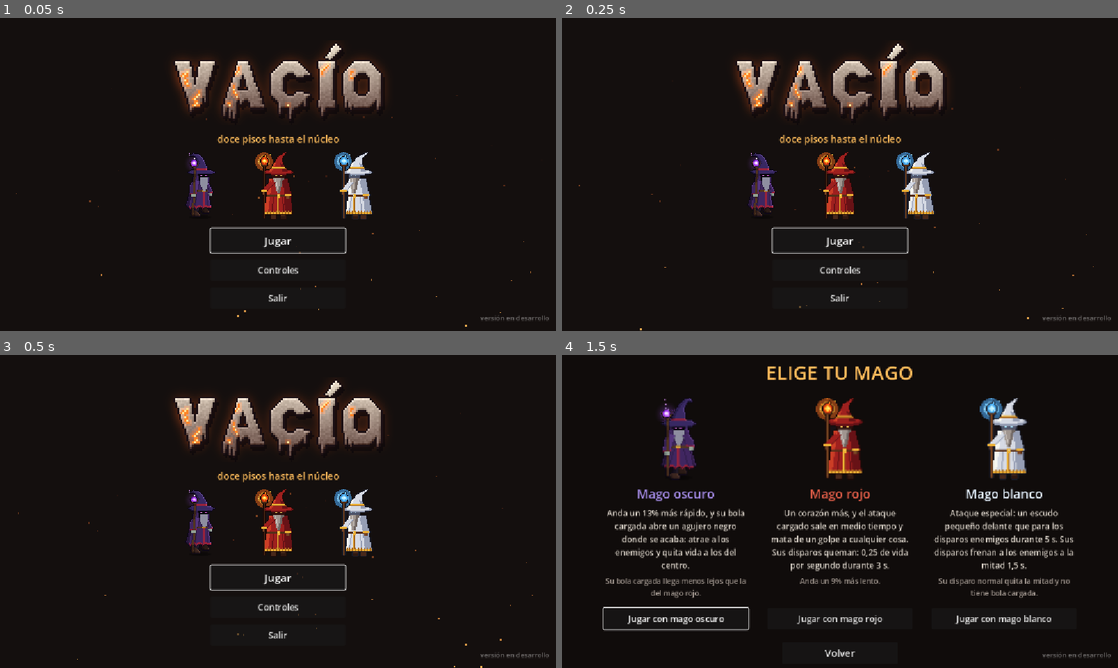
Above: before the commit, frames 1-4 (two rows, left to right).
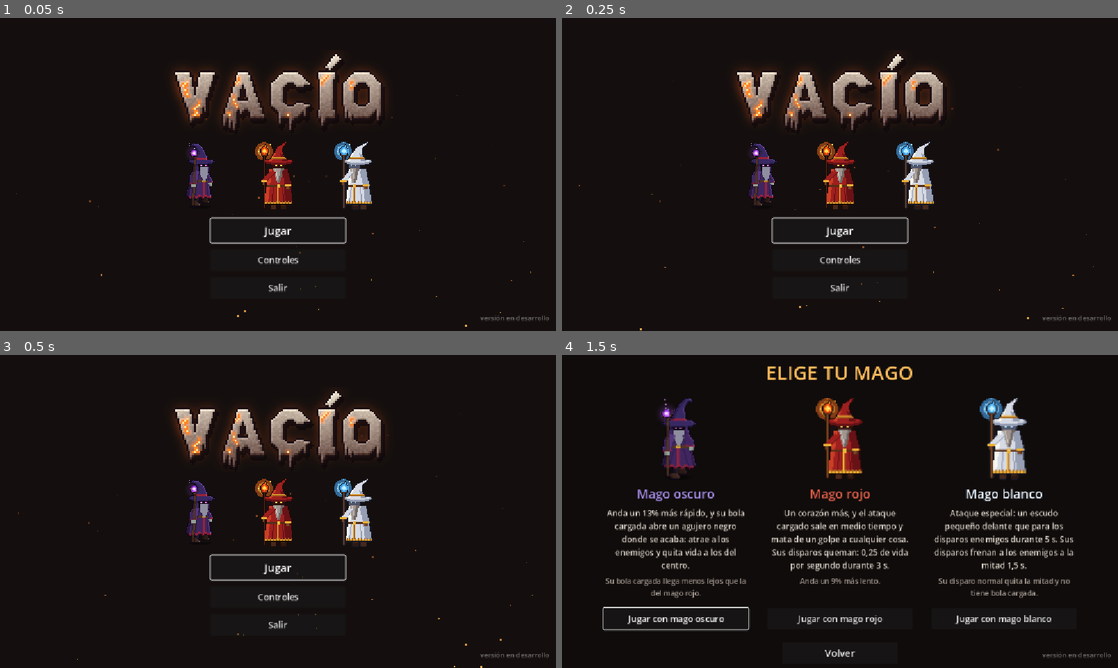
Above: after the commit, the same moments.

Repository: MatiasRodrigo0502/Vacio
Game: Godot game, scene res://scenes/MenuPrincipal.tscn
The game is run twice, just before and just after one commit, with the same random seed, the same clock (stepped at 60 frames per second) and the same inputs.
Inputs:
- Up to frame 1 (0.05 s): no input
- Up to frame 2 (0.25 s): no input
- Up to frame 3 (0.5 s): no input
- Up to frame 4 (1.5 s): click "Jugar" at 0.5 s; click "Jugar" at 1.25 s

The runs differ from the first frame. In frame 1, 8.1% of the frame differs, in the area x 31-70%, y 8-91%; in frame 2, 8.0%; in frame 3, 7.9%; in frame 4, nothing differs.

Commit message:
Portada: fuera el subtitulo "doce pisos hasta el nucleo"
Co-Authored-By: Claude Opus 5.5 <noreply@anthropic.com>

Diff:
--- a/scenes/MenuPrincipal.tscn
+++ b/scenes/MenuPrincipal.tscn
@@ -58,13 +58,6 @@
 grow_vertical = 2
 mouse_filter = 2
 texture = ExtResource("2_titulo")
-
-[node name="Subtitulo" type="Label" parent="Centro/Caja"]
-modulate = Color(1, 0.741176, 0.360784, 1)
-layout_mode = 2
-theme_override_font_sizes/font_size = 20
-text = "doce pisos hasta el núcleo"
-horizontal_alignment = 1
 
 [node name="Magos" type="HBoxContainer" parent="Centro/Caja"]
 layout_mode = 2
Not shown, changed: docs/todo-lo-hecho.md
